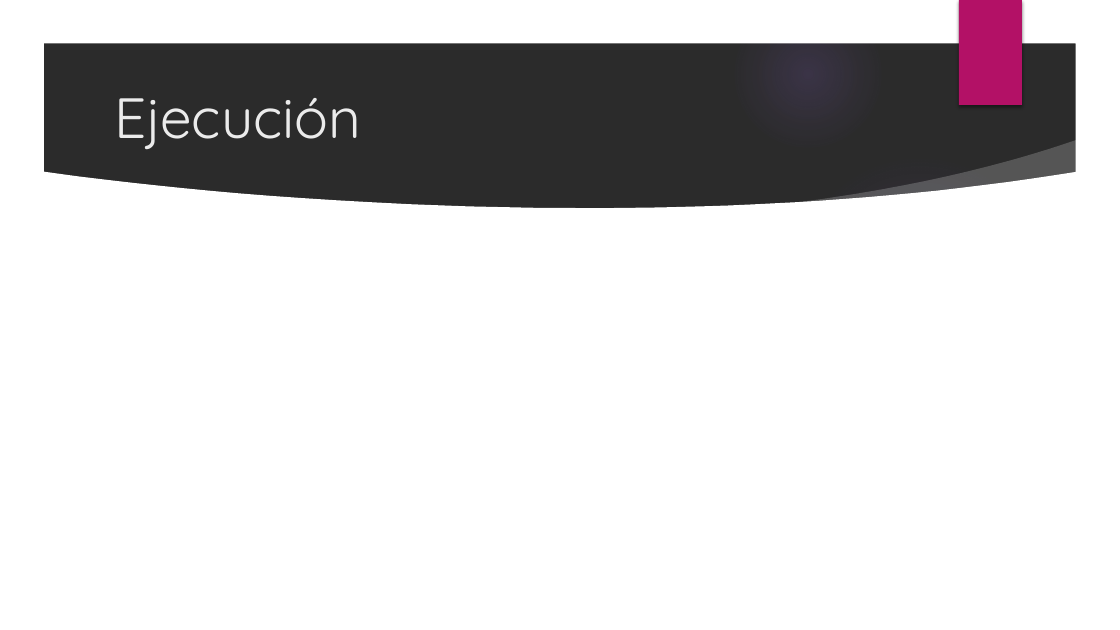
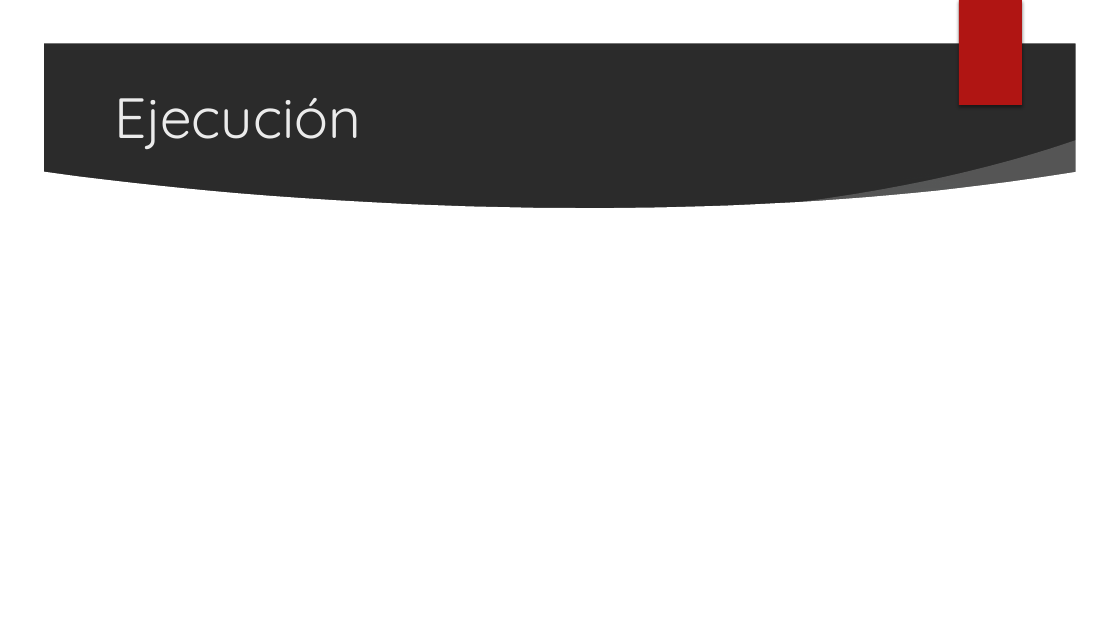
Before and after one commit to Katakur/Up_Grade, a slide deck: slide 10 of UpGrade.pptx (slide 9 before the commit). Drawn at 1120x630 pixels with LibreOffice and Linux fonts; fonts in the diff are those of the drawing; background and template pictures are left out; a plain dark background stands for a picture behind light text. Boxes give left, top, right and bottom in pixels: in the first picture for what was removed or moved away, otherwise in the second. Text is boxed around its words. In the diff, an @@ line names an element or a change of style, - is before the commit and + after.

```diff
--- a/UpGrade.pptx
+++ b/UpGrade.pptx
@@ ellipse removed at box(735, 1, 882, 148) @@
@@ rectangle at box(959, 0, 1022, 105): fill #B31166 to #B01513 @@
```
Also in this commit, not shown: 7 other slides changed, 3 slides added, 2 slides removed, 1 other file.
